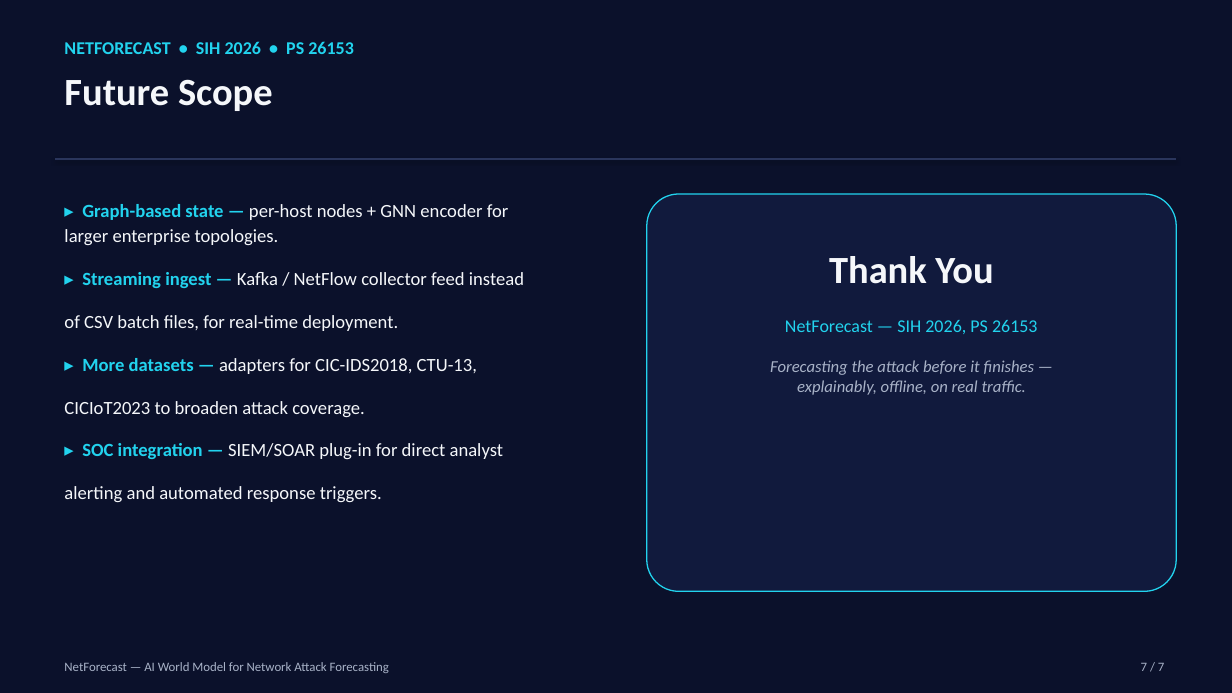
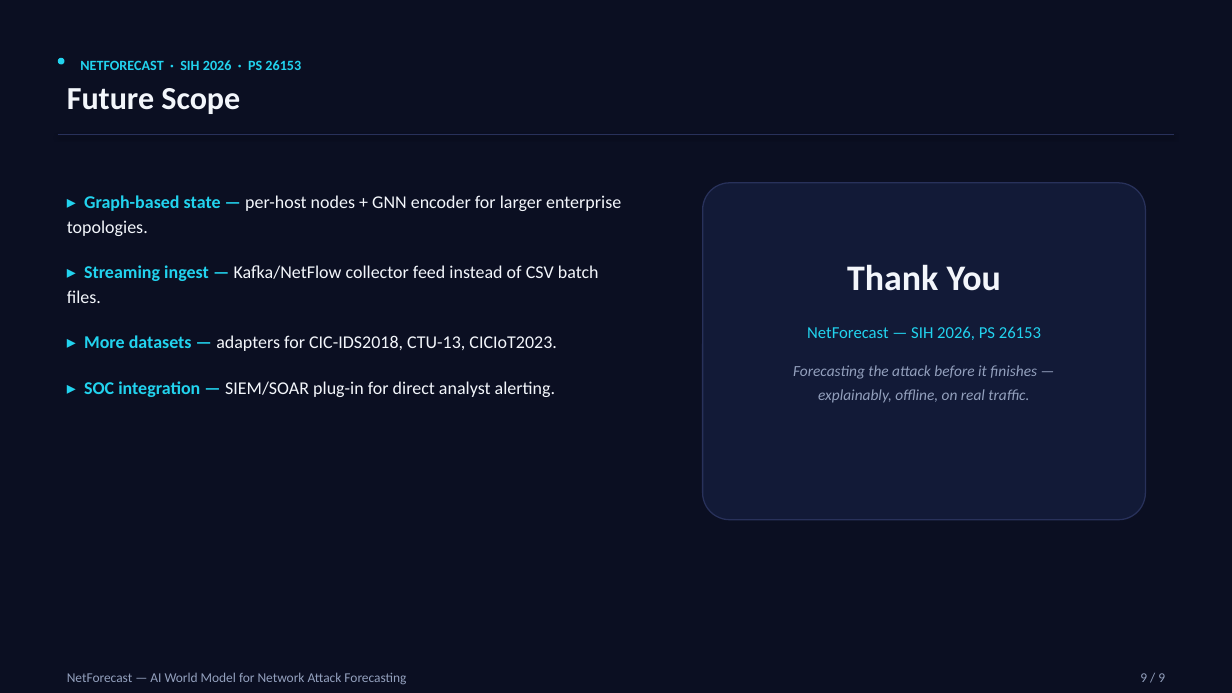
Before and after one commit to ROHIT-25607/netforecast, a slide deck: slide 9 of submission/NetForecast_SIH2026_Presentation.pptx (slide 7 before the commit). Drawn at 1232x693 pixels with LibreOffice and Linux fonts; fonts in the diff are those of the drawing. Boxes give left, top, right and bottom in pixels: in the first picture for what was removed or moved away, otherwise in the second. Text is boxed around its words. In the diff, an @@ line names an element or a change of style, - is before the commit and + after.

Commit message:
Regenerate SIH presentation deck to match the 9-slide design

```diff
--- a/submission/NetForecast_SIH2026_Presentation.pptx
+++ b/submission/NetForecast_SIH2026_Presentation.pptx
@@ rectangle at (x1=0, y1=0, x2=1232, y2=693): fill #0B112B to #0B0F22 @@
@@ ellipse added at (x1=57, y1=57, x2=64, y2=64), fill #22D3EE @@
@@ text "Future Scope" moved from (x1=64, y1=79, x2=273, y2=111) to (x1=67, y1=88, x2=240, y2=114) @@
@@ text "Future Scope" at (x1=67, y1=88, x2=240, y2=114): size 30 to 25 pt, text colour #F5F7FA to #F3F6FB @@
@@ text at (x1=80, y1=60, x2=301, y2=70): text changed; size 14 to 11 pt @@
-NETFORECAST • SIH 2026 • PS 26153
+NETFORECAST · SIH 2026 · PS 26153
@@ line moved from (55, 159) - (1177, 159) to (57, 135) - (1175, 135) @@
@@ line (57, 135) - (1175, 135): stroke #2A355C 1 pt to #28315A 1 pt @@
@@ text "▸ Graph-based state — per-host ..." moved from (x1=64, y1=204, x2=524, y2=502) to (x1=67, y1=195, x2=621, y2=397) @@
@@ text at (x1=67, y1=195, x2=621, y2=236): size 14.5 to 14 pt in "▸ Graph-based state — per-host nodes + ..."; text colour #F5F7FA to #F3F6FB in "per-host nodes + GNN encoder for larger ..."; line spacing 1.12 to 1.15; more space between paragraphs @@
@@ rounded rectangle resized from (x1=647, y1=194, x2=1177, y2=592) to (x1=702, y1=183, x2=1145, y2=520) @@
@@ rounded rectangle at (x1=702, y1=183, x2=1145, y2=520): fill #111A3D to #121A37; outline #22D3EE 1 pt to #28315A 1 pt @@
@@ text at (x1=67, y1=265, x2=599, y2=397): text changed; size 14.5 to 14 pt; text colour #F5F7FA to #F3F6FB @@
-▸ Streaming ingest — Kafka / NetFlow collector feed instead
-of CSV batch files, for real-time deployment.
-▸ More datasets — adapters for CIC-IDS2018, CTU-13,
-CICIoT2023 to broaden attack coverage.
-▸ SOC integration — SIEM/SOAR plug-in for direct analyst
-alerting and automated response triggers.
+▸ Streaming ingest — Kafka/NetFlow collector feed instead of CSV batch files.
+▸ More datasets — adapters for CIC-IDS2018, CTU-13, CICIoT2023.
+▸ SOC integration — SIEM/SOAR plug-in for direct analyst alerting.
@@ text "Thank You" moved from (x1=829, y1=256, x2=993, y2=284) to (x1=847, y1=264, x2=1001, y2=291) @@
@@ text "Thank You" at (x1=847, y1=264, x2=1001, y2=291): size 30 to 28 pt, text colour #F5F7FA to #F3F6FB @@
@@ text "NetForecast — SIH 2026, PS ..." moved from (x1=785, y1=320, x2=1038, y2=334) to (x1=807, y1=326, x2=1041, y2=340) @@
@@ text "NetForecast — SIH 2026, PS ..." at (x1=807, y1=326, x2=1041, y2=340): size 14 to 13 pt @@
@@ text "Forecasting the attack before it ..." moved from (x1=770, y1=360, x2=1035, y2=395) to (x1=793, y1=365, x2=1037, y2=403) @@
@@ text "Forecasting the attack before it ..." at (x1=793, y1=365, x2=1037, y2=403): size 13 to 12 pt, text colour #A8B2C7 to #93A0BD; line spacing 1 to 1.3 @@
@@ text "NetForecast — AI World Model ..." moved from (x1=64, y1=662, x2=389, y2=673) to (x1=67, y1=672, x2=406, y2=684) @@
@@ text "NetForecast — AI World Model ..." at (x1=67, y1=672, x2=406, y2=684): size 10 to 10.5 pt, text colour #A8B2C7 to #93A0BD @@
@@ text added at (x1=1140, y1=673, x2=1165, y2=682), 10.5 pt, text #93A0BD @@
+9 / 9
@@ text removed at (x1=1141, y1=663, x2=1164, y2=671) @@
-7 / 7
```
Also in this commit, not shown: 3 other slides changed, 5 slides added, 3 slides removed.
